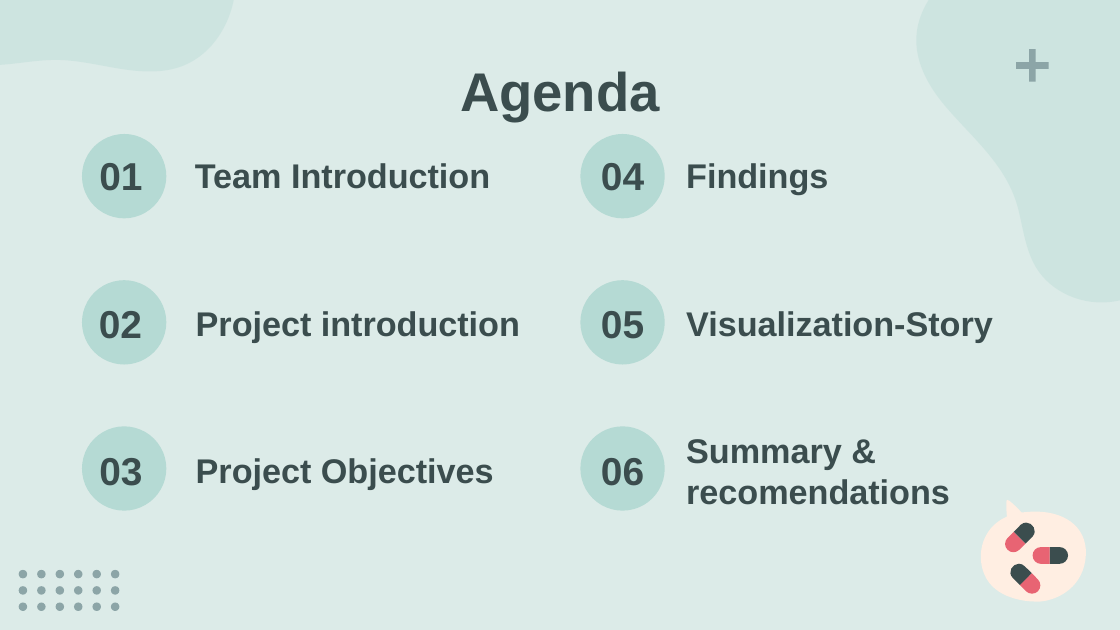
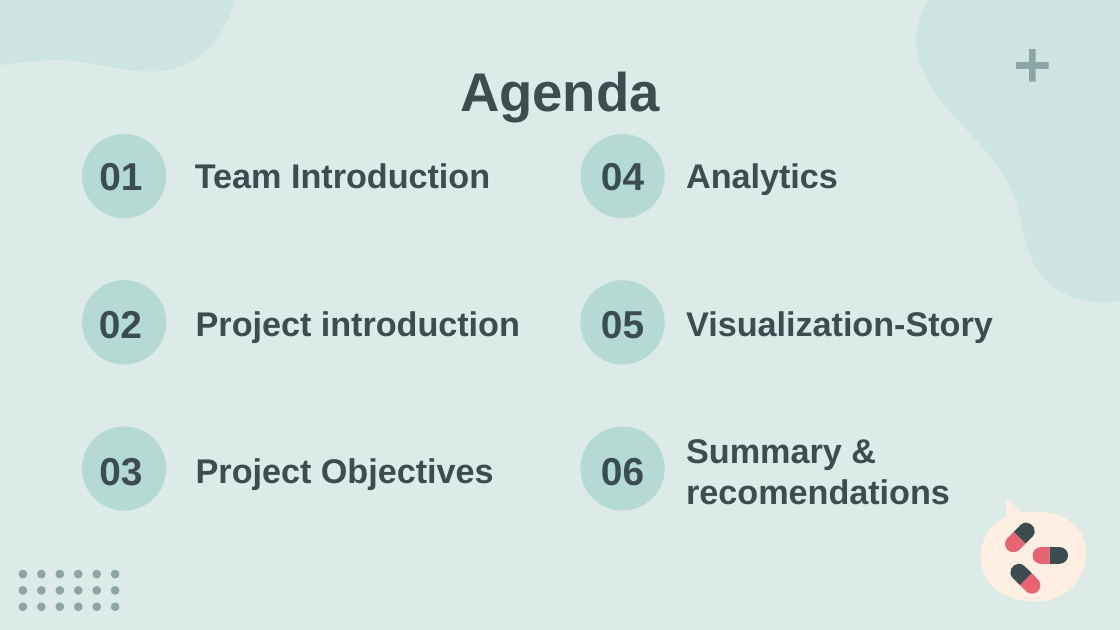
Before and after one commit to jm18443/Project-4, a slide deck: slide 2 of Project-4 Presentation.pptx. Drawn at 1120x630 pixels with LibreOffice and Linux fonts; fonts in the diff are those of the drawing. Boxes give left, top, right and bottom in pixels: in the first picture for what was removed or moved away, otherwise in the second. Text is boxed around its words. In the diff, an @@ line names an element or a change of style, - is before the commit and + after.

```diff
--- a/Project-4 Presentation.pptx
+++ b/Project-4 Presentation.pptx
@@ subtitle at (686, 163, 838, 194): text changed @@
-Findings
+Analytics
```
Also in this commit, not shown: 2 other slides changed, 8 slides added, 6 slides removed.
